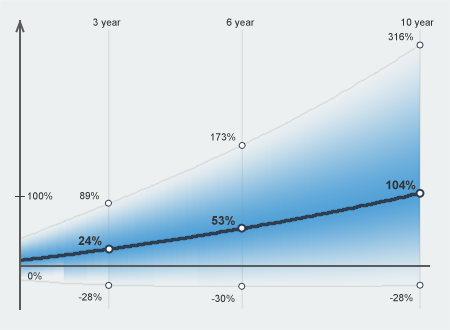
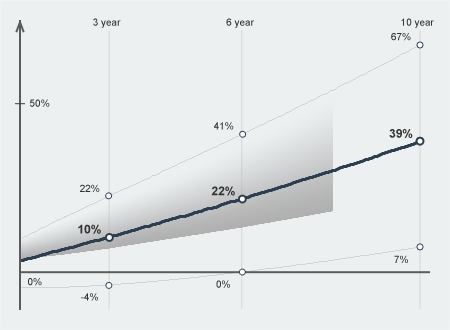
Layered file, before and after one edit (450×330). Changes by layer:
painted on "maxReturn10YearsText" over [388, 33, 413, 41]
painted on "maxReturn6YearsText" over [211, 122, 236, 141]
painted on "maxReturn3YearsText" over [80, 184, 100, 200]
painted on "expReturn10YearsText" over [386, 129, 416, 190]
painted on "expReturn6YearsText" over [211, 186, 235, 225]
painted on "expReturn3YearsText" over [78, 224, 102, 246]
painted on "minReturn10YearsText" over [390, 255, 413, 302]
painted on "minReturn6YearsText" over [211, 280, 235, 302]
painted on "expReturn10YearsDot" over [417, 138, 423, 196]
painted on "expReturn6YearsDot" over [239, 196, 245, 231]
painted on "minReturn10YearsDot" over [417, 244, 423, 288]
painted on "yAxis0PercentText" over [28, 272, 42, 286]
painted on "yAxis100PercentText" over [28, 99, 53, 200]
painted on "yAxis100PercentLine" over [15, 103, 25, 197]
painted on "xAxisLine" over [21, 265, 431, 274]
painted on "xAxis6YearText" over [226, 18, 255, 28]
painted on "maxReturnCurve" over [20, 45, 421, 239]
painted on "expReturnCurve" over [20, 141, 421, 261]
painted on "minReturnCurve" over [21, 247, 421, 288]
painted on "gradient" over [20, 46, 420, 286]
painted on "xAxis10YearLine" over [419, 29, 421, 309]
painted on "xAxis6YearLine" over [241, 21, 243, 309]
painted on "xAxis3YearLine" over [108, 21, 110, 309]
painted on "background" over [15, 18, 431, 309]
…and 7 more changes (7 painted)
